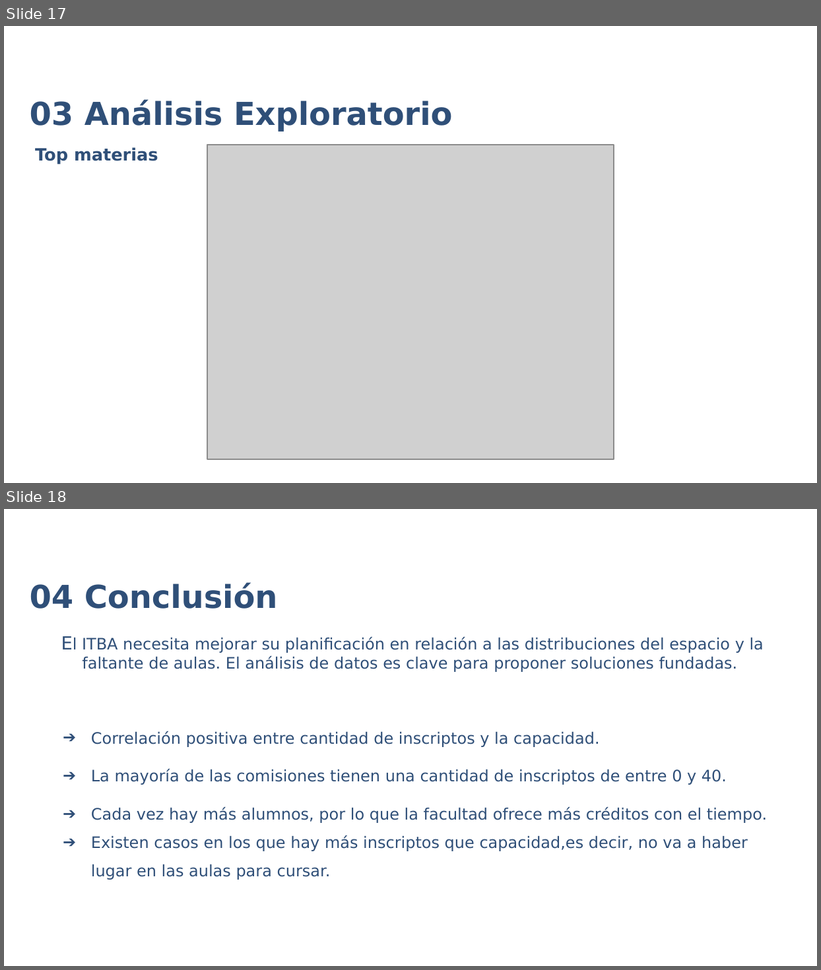
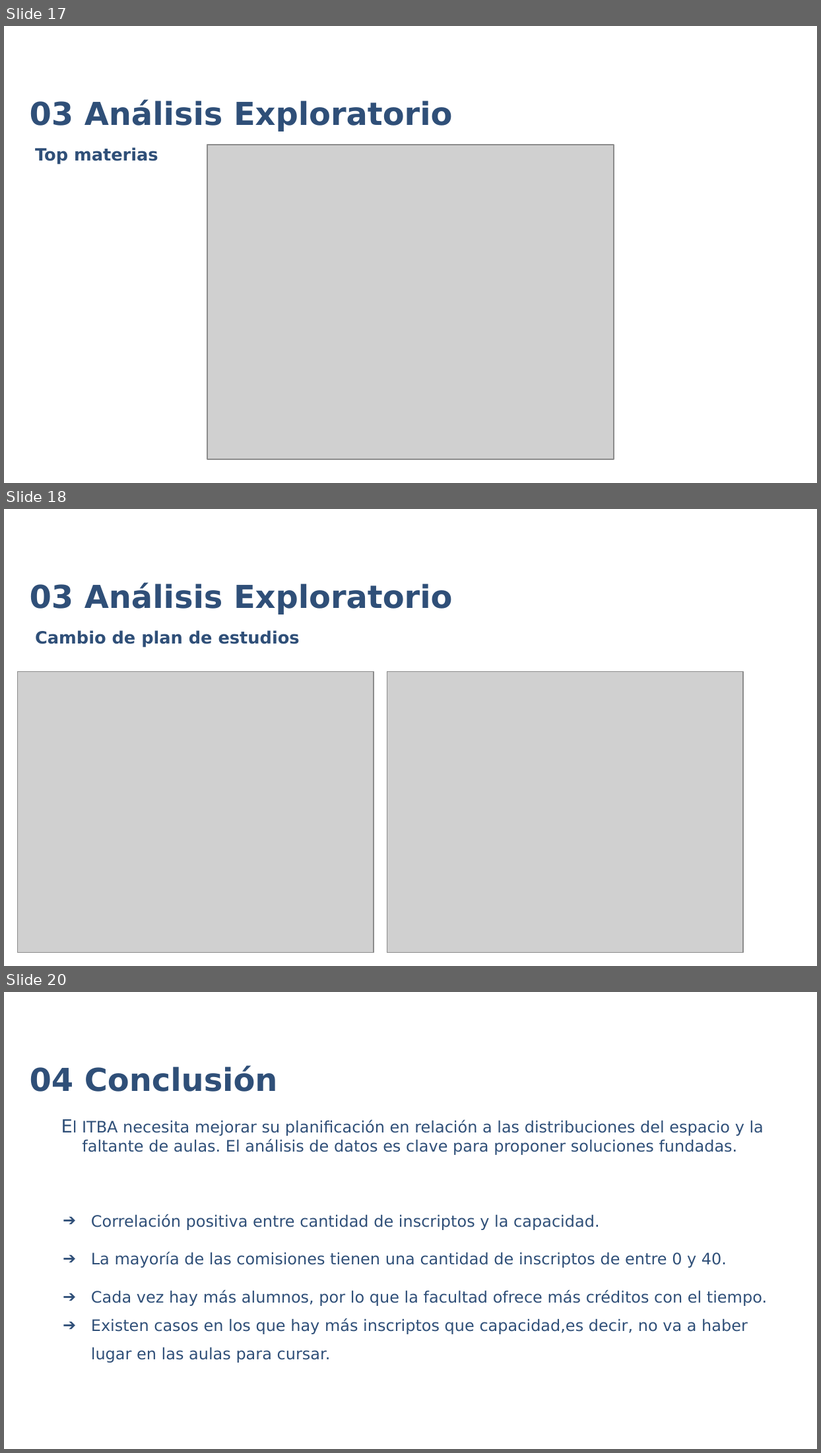
Before and after one commit to IanDalton/SGA_Scraper, a slide deck: TP 1.pptx. Shown one above the other, each under a label of ours: slides 17 and 18 before the commit, slides 17, 18 and 20 after it; the slides between them are not shown. The pictures are 821x970 and 821x1453 pixels, drawn with LibreOffice and Linux fonts; fonts in the diff are those of the drawing; grey boxes stand for pictures; background and template pictures are left out. Boxes give left, top, right and bottom in pixels: in the first picture for what was removed or moved away, otherwise in the second. Text is boxed around its words. In the diff, an @@ line names an element or a change of style, - is before the commit and + after.

```diff
--- a/TP 1.pptx
+++ b/TP 1.pptx
@@ slide 18 added at (4,509,817,966), background #FFFFFF @@
@@ text added at (30,582,453,615), 28 pt, text #2F4F78, bold @@
+03 Análisis Exploratorio
@@ text added at (35,630,300,648), 15 pt, text #2F4F78, bold @@
+Cambio de plan de estudios
@@ picture added at (18,671,374,953) @@
@@ picture added at (387,671,743,953) @@
@@ what was slide 18 is now slide 20 @@
```
Also in this commit, not shown: 1 slide changed, 1 other slide added.
